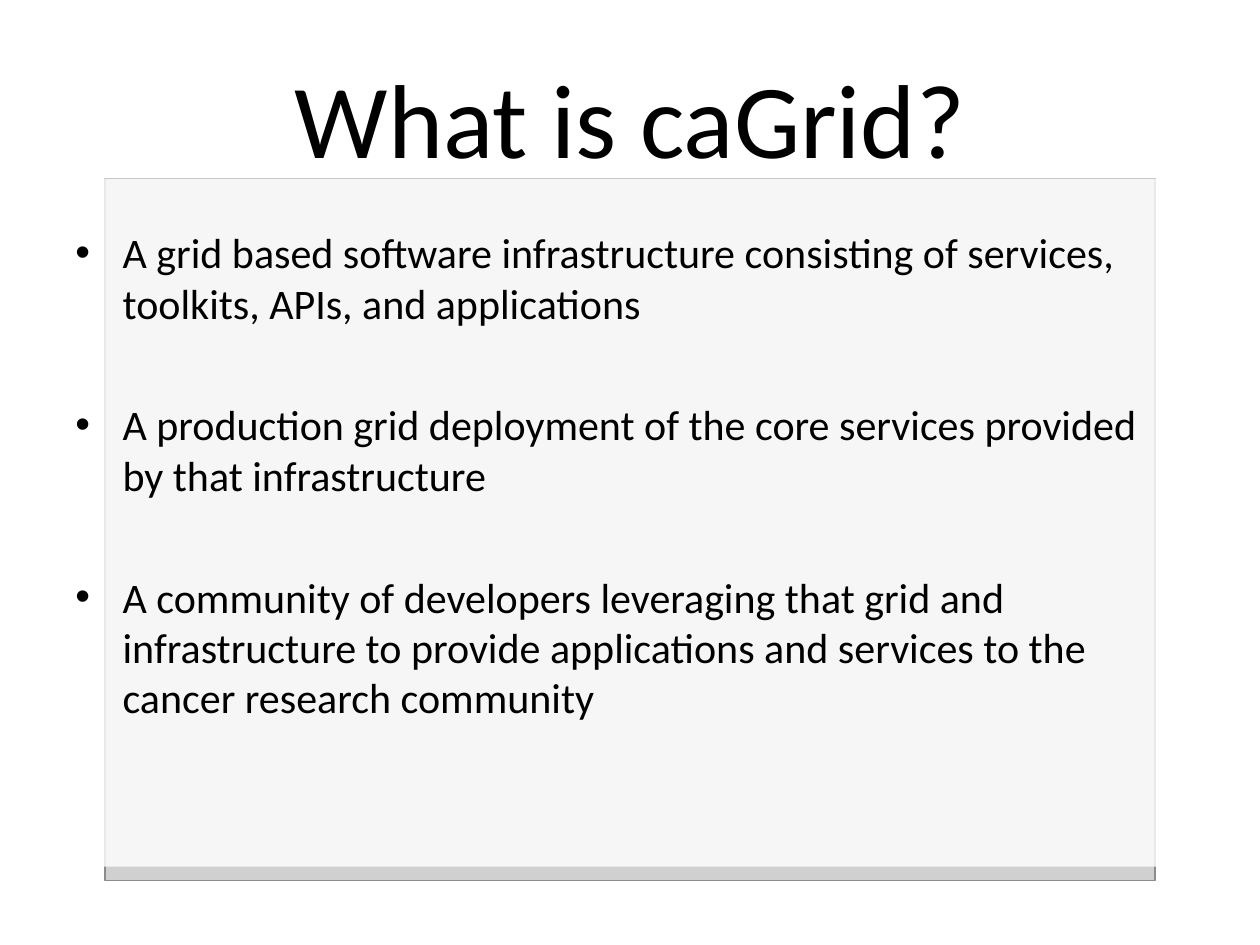
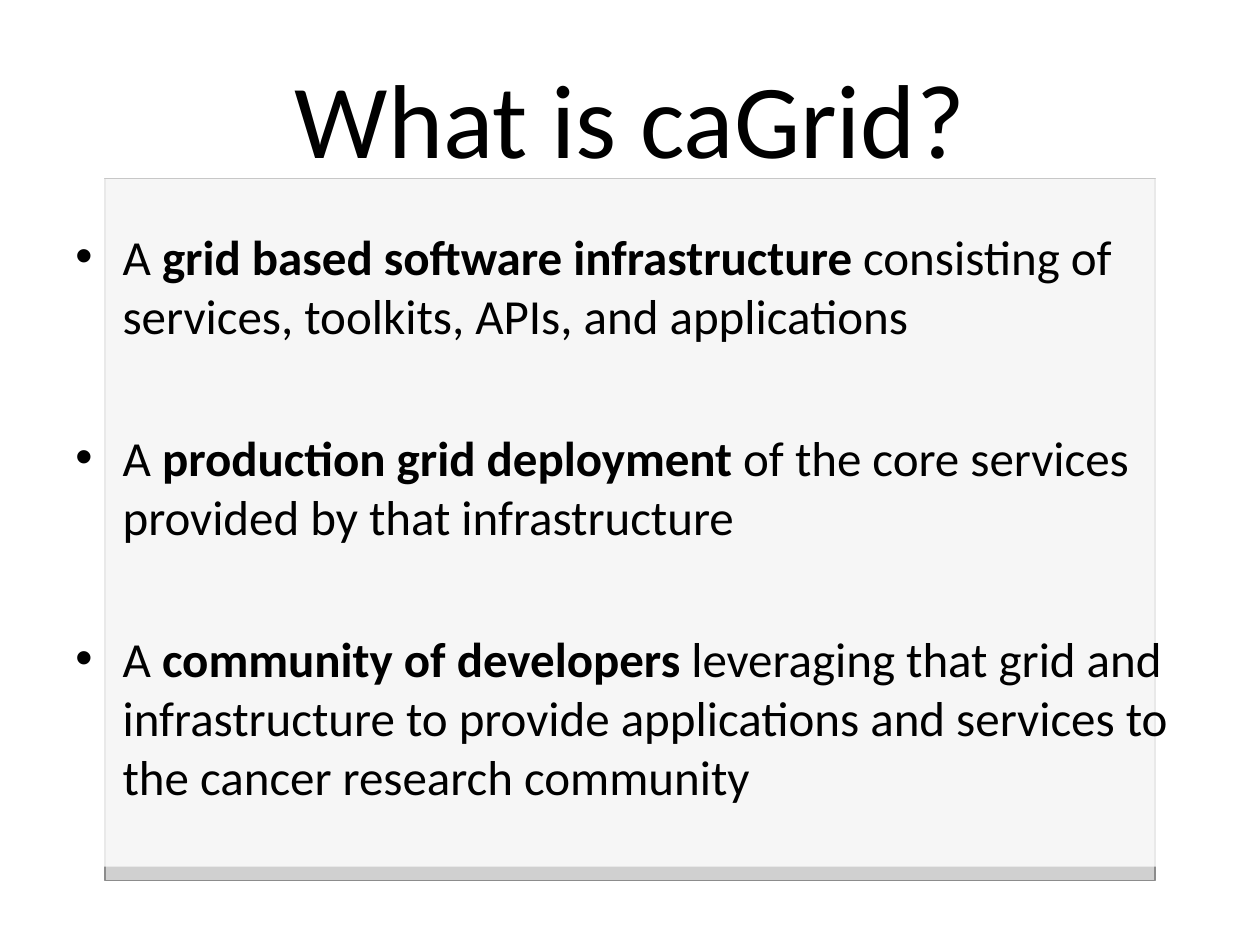
Before and after one commit to NCIP/cagrid-docs, a slide deck: slide 1 of presentations/2008_AnnualMeeting/demos/cagrid_worlds_fair_intro.ppt. Drawn at 1260x945 pixels with LibreOffice and Linux fonts; fonts in the diff are those of the drawing; grey boxes stand for pictures; background and template pictures are left out. Boxes give left, top, right and bottom in pixels: in the first picture for what was removed or moved away, otherwise in the second. Text is boxed around its words. In the diff, an @@ line names an element or a change of style, - is before the commit and + after.

```diff
--- a/presentations/2008_AnnualMeeting/demos/cagrid_worlds_fair_intro.ppt
+++ b/presentations/2008_AnnualMeeting/demos/cagrid_worlds_fair_intro.ppt
@@ text "A grid based software infrastructure ..." at [123,240,1168,803]: size 24 to 28 pt; bold on in "grid based software infrastructure", "production grid deployment", "community of developers"; more space between paragraphs @@
```
Also in this commit, not shown: 2 other slides changed, 1 slide added.
